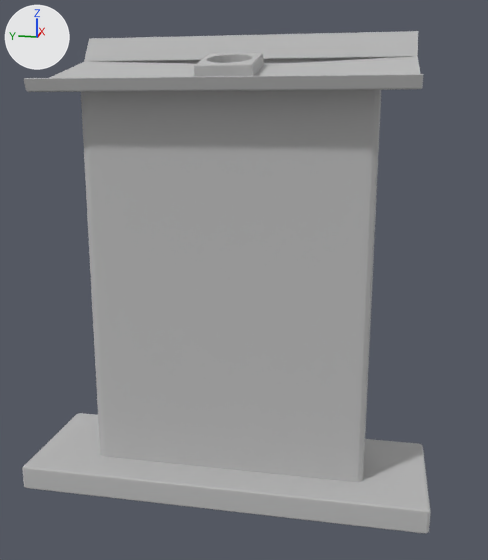
A saved change to the OBJ model Assets/Prefabs/pupitre.obj.
Rendered twice from a 50 mm lens placed at (-4.69, -1.02, 2.68), pointed at (0.02, -0.08, 1.5). Arrows for +X, +Y and +Z are at upper left; the lights stay in place. Where no turn or scale is listed for an object, it has been applied to the vertices.

The scene before the commit, as lines of its bpy script (objects in view):
```python
me_pupitre = bpy.data.meshes.new('pupitre')
me_pupitre.from_pydata(...)  # 388 vertices, 342 faces; spans x -0.6..0.52, y -1.45..1.46, z -0.01..3.24
me_pupitre.materials.append(mat_initialshadinggroup)  # grey #bcbcbc
ob_pupitre = bpy.data.objects.new('pupitre', me_pupitre)
ob_pupitre.location = (0.0, 0.0, 0.0)
```
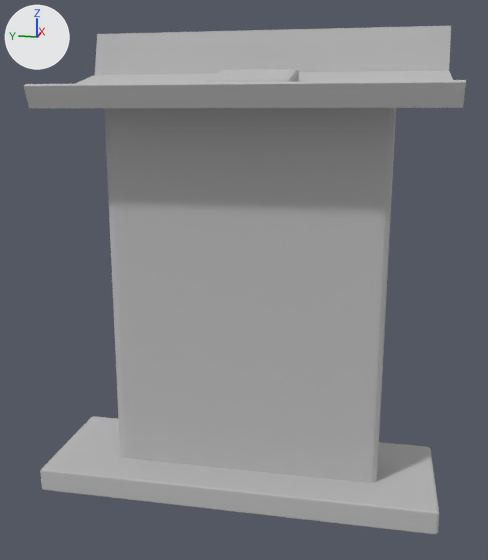
Commit message: update stick pupitre

What differs and where, as boxes (x1, y1, x2, y2) in the pictures (488 x 560 px; the box of a moved part takes in the faces that stretch with it):
'pupitre', reshaped (8% wider)
    before: (22, 31, 431, 534)
    after: (24, 26, 466, 534)
part 1 of me_pupitre, moved or reshaped
    before: (81, 90, 381, 482)
    after: (104, 108, 396, 483)
part 2 of me_pupitre, moved or reshaped
    before: (22, 413, 431, 534)
    after: (41, 416, 439, 534)
part 3 of me_pupitre, rebuilt (11% wider, 34% taller)
    before: (24, 31, 423, 92)
    after: (24, 26, 466, 108)

What the commit changed:
me_pupitre is used by ob_pupitre; location (0.0, 0.0, 0.0).
me_pupitre had 388 vertices, 342 faces and spanned x -0.6..0.52, y -1.45..1.46, z -0.01..3.24.
me_pupitre now has 194 vertices, 174 faces and spans x -0.61..0.69, y -1.52..1.39, z -0.09..3.29.
me_pupitre part 1: the loose piece of 38 vertices spanning x -0.34..0.18, y -1.0..0.97, z 0.17..2.98 is moved by (0.15, -0.1, -0.08).
me_pupitre part 2: the loose piece of 96 vertices spanning x -0.6..0.35, y -1.45..1.46, z -0.01..0.17 is moved by (0.13, -0.07, -0.08).
me_pupitre part 3: the loose piece of 254 vertices spanning x -0.56..0.52, y -1.23..1.23, z 2.82..3.24 is rebuilt with 60 vertices and now spans x -0.61..0.69, y -1.46..1.21, z 2.71..3.29.
